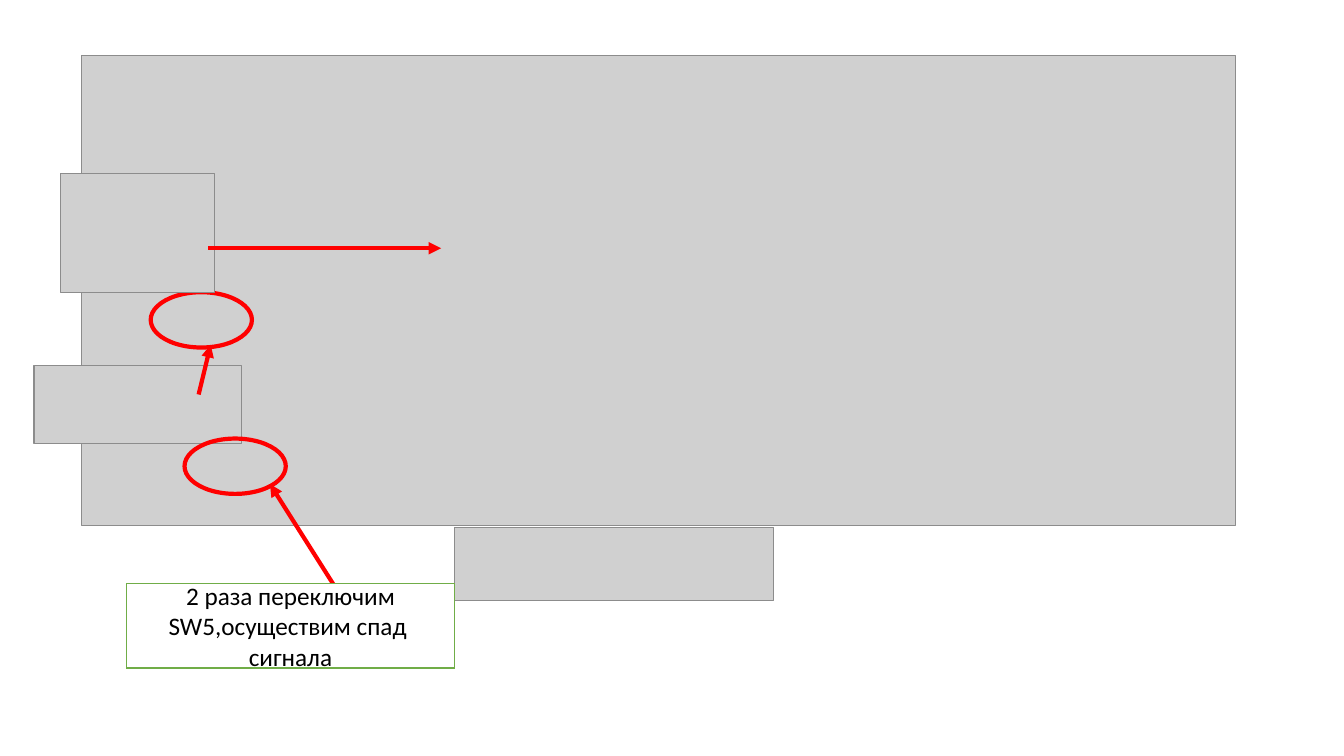
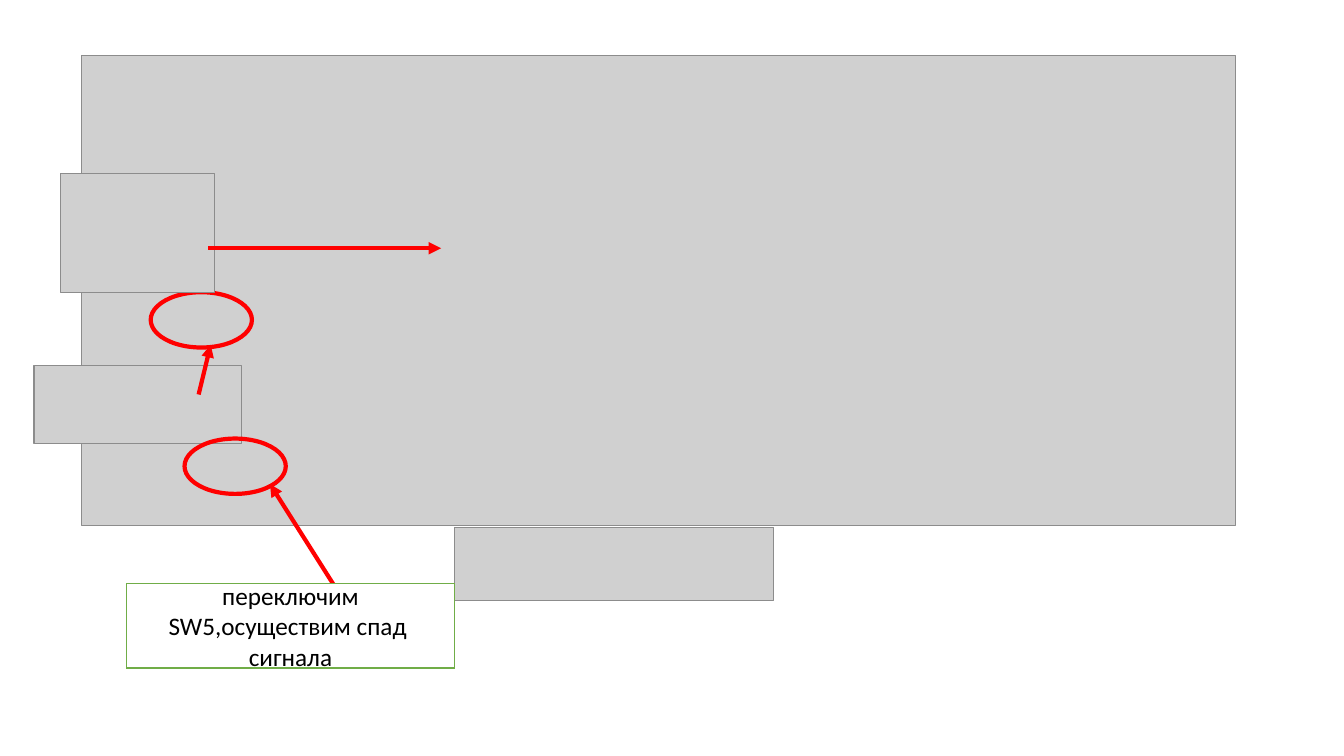
Before and after one commit to AnasEfi/silver-pestic, a slide deck: slide 11 of рубеж 3/презы/регистрсдвига.pptx. Drawn at 1344x756 pixels with LibreOffice and Linux fonts; fonts in the diff are those of the drawing; grey boxes stand for pictures; background and template pictures are left out. Boxes give left, top, right and bottom in pixels: in the first picture for what was removed or moved away, otherwise in the second. Text is boxed around its words. In the diff, an @@ line names an element or a change of style, - is before the commit and + after.

```diff
--- a/рубеж 3/презы/регистрсдвига.pptx
+++ b/рубеж 3/презы/регистрсдвига.pptx
@@ text in rectangle at [169,592,407,669]: text changed @@
-2 раза переключим SW5,осуществим спад сигнала
+переключим SW5,осуществим спад сигнала
```
Also in this commit, not shown: 2 other slides changed, 3 other files.
